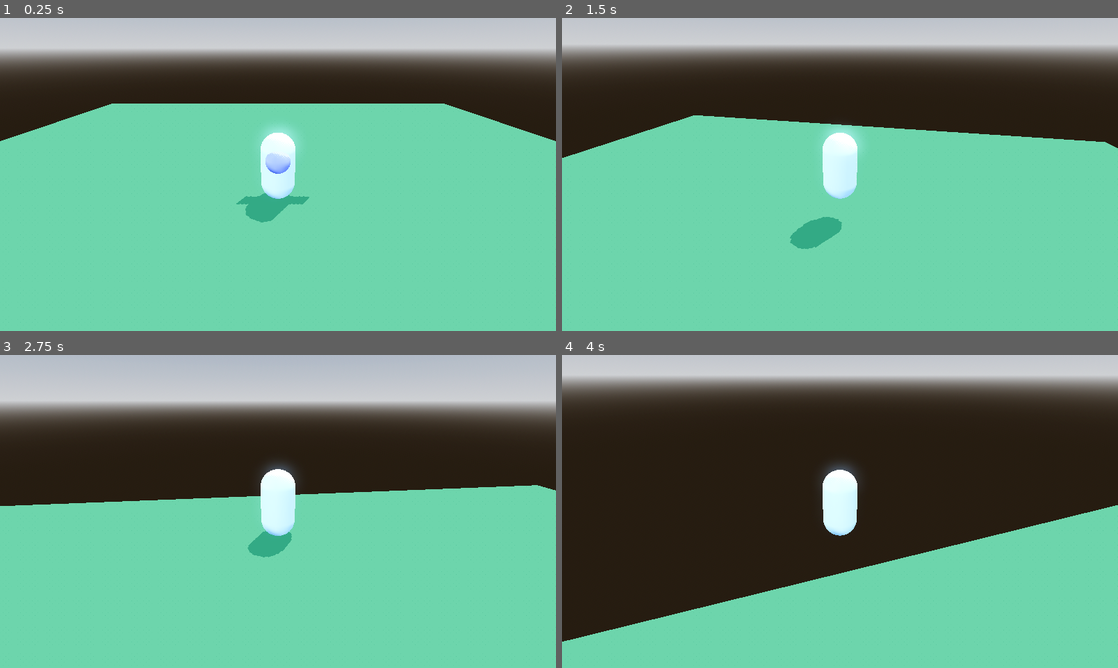
Above: before the commit, frames 1-4 (two rows, left to right).
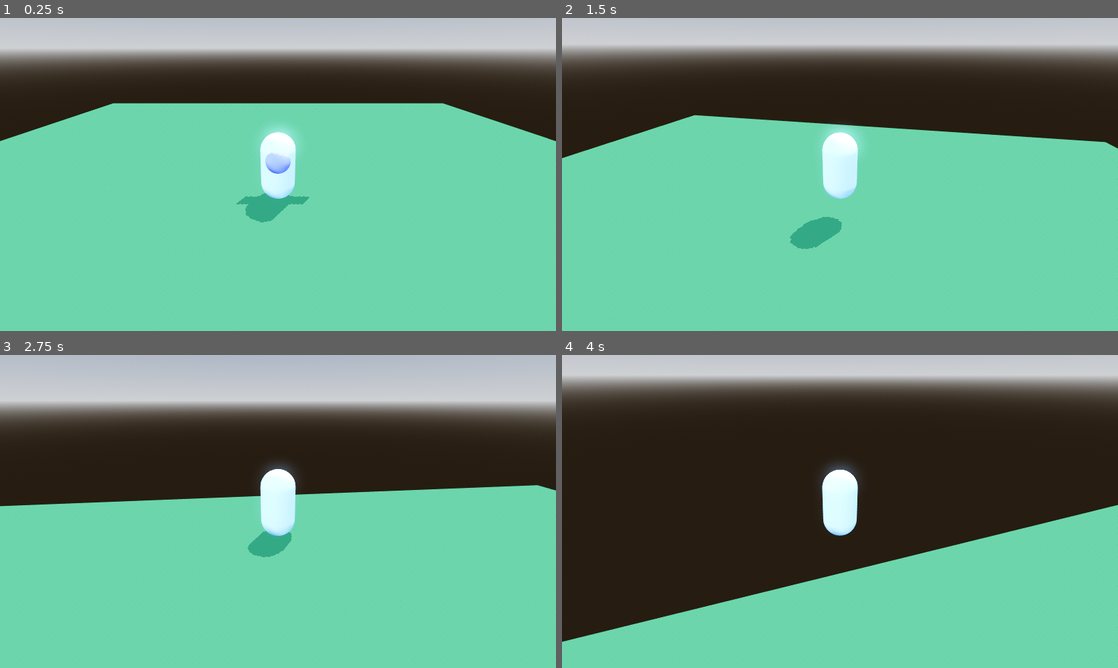
Above: after the commit, the same moments.

Repository: kyle-hessel/godot-narrative-prototype
Game: Godot game, scene res://scenes/main.tscn
Same seed, same stepped clock (60 frames per second), same inputs: the game is played once before the commit and once after it. The engine's default icon, where the game draws it, is replaced by a stand-in: a white triangle on a blue panel in a dark square.
Inputs (mouse positions are in pixels of both pictures, inside the frame that each line leads up to):
- Up to frame 1 (0.25 s): no input
- Up to frame 2 (1.5 s): tap Enter at 0.5 s; move the mouse to (867, 174) at 0.52 s; hold 1 (combat_action1) 0.53-1.28 s; hold W (forward) from 0.53 s (still down); tap Space (jump) at 0.77 s; move the mouse to (812, 174) at 1.27 s; tap 2 (combat_action2) at 1.35 s
- Up to frame 3 (2.75 s): keep holding W (forward); tap Space (jump) at 1.52 s; move the mouse to (289, 505) at 2.02 s; hold 3 (combat_action3) from 2.03 s (still down)
- Up to frame 4 (4 s): keep holding W (forward); move the mouse to (834, 517) at 2.77 s; release 3 (combat_action3) at 2.78 s; tap 4 (combat_action4) at 2.85 s; tap Space (jump) at 3.02, 3.77 s; move the mouse to (878, 514) at 3.52 s; tap R (day_increment_test) at 3.6 s

The runs differ from the first frame. In frame 1, 0.2% of the frame differs, in the area x 0-100%, y 27-58%; in frame 2, 0.2%; in frame 3, 0.2%; in frame 4, 0.2%.

Commit message:
Migrated menu open/close logic in ui_manager from _process to _unhandled_input, which frankly is how I should be doing things going forward for every one-off input event possible, especially menu triggers. Moving to this allows me to detect if the event is an InputEventJoypadButton, and pass this information on to calendar_ui_inst as a boolean. This is the groundwork for different menu behaviors based on whether or not the player is using a keyboard or a joypad.

Diff:
--- a/project.godot
+++ b/project.godot
@@ -168,3 +168,8 @@
 [layer_names]
 
 3d_physics/layer_2="characterbody_trace"
+
+[rendering]
+
+anti_aliasing/quality/msaa_2d=3
+anti_aliasing/quality/msaa_3d=3
--- a/scripts/UI/calendar_ui.gd
+++ b/scripts/UI/calendar_ui.gd
@@ -4,6 +4,7 @@
 
 var calendar_year_num: int
 var calendar_month_num: int
+var using_joypad: bool
 @onready var month_title: Label = $CalendarOutsideMargin/CalendarContainer/CalendarInsideMargin/CalendarVBox/TitleHBox/MonthTitle
 @onready var year_title: Label = $CalendarOutsideMargin/CalendarContainer/CalendarInsideMargin/CalendarVBox/TitleHBox/YearTitle
 @onready var arrow_left: CalendarArrowUI = $CalendarOutsideMargin/CalendarContainer/CalendarInsideMargin/CalendarVBox/TitleHBox/CalendarArrowUILeft
@@ -64,8 +65,6 @@
 		date_ui_inst.init_events()
 
 	# populate DaysGrid with any days from the next month that show up in the last week row.
-	print(%DaysGrid.get_children().size())
-
 	var remaining_days_to_fill: int = 42 - %DaysGrid.get_children().size()
 
 	generate_date_grid_next_month(remaining_days_to_fill)
--- a/scripts/UI/date_ui.gd
+++ b/scripts/UI/date_ui.gd
@@ -21,7 +21,6 @@
 	pass
 
 func init_events() -> void:
-	print(calendar_month.title)
 	calendar_day = calendar_month.days[calendar_day_num]
 
 	for e in calendar_day.events.keys():
--- a/scripts/managers/ui_manager.gd
+++ b/scripts/managers/ui_manager.gd
@@ -3,17 +3,26 @@
 var ui_open: bool = false
 var calendar_ui := preload("res://scenes/UI/calendar_ui.tscn")
 var calendar_ui_inst: CalendarUI
+var using_joypad: bool = false
 
 func _ready():
 	pass
 
-func _process(delta):
-	if Input.is_action_just_pressed("menu_game"):
+func _unhandled_input(event):
+	if event.is_action_pressed("menu_game"):
+		get_viewport().set_input_as_handled() # not sure if this is really helping anything
+
 		# this will need to change if the calendar can ever be opened over other UI elements later.
 		if !ui_open:
+			if event is InputEventJoypadButton:
+				using_joypad = true
+			else:
+				using_joypad = false
+
 			calendar_ui_inst = calendar_ui.instantiate()
 			calendar_ui_inst.show_mouse.connect(_gui_show_mouse)
 			calendar_ui_inst.hide_mouse.connect(_gui_hide_mouse)
+			calendar_ui_inst.using_joypad = using_joypad
 			add_child(calendar_ui_inst)
 
 			ui_open = true
@@ -21,6 +30,9 @@
 			ui_open = false
 			calendar_ui_inst.queue_free()
 
+func _process(delta):
+	pass
+
 func _gui_show_mouse() -> void:
 	Input.mouse_mode = Input.MOUSE_MODE_VISIBLE
 
